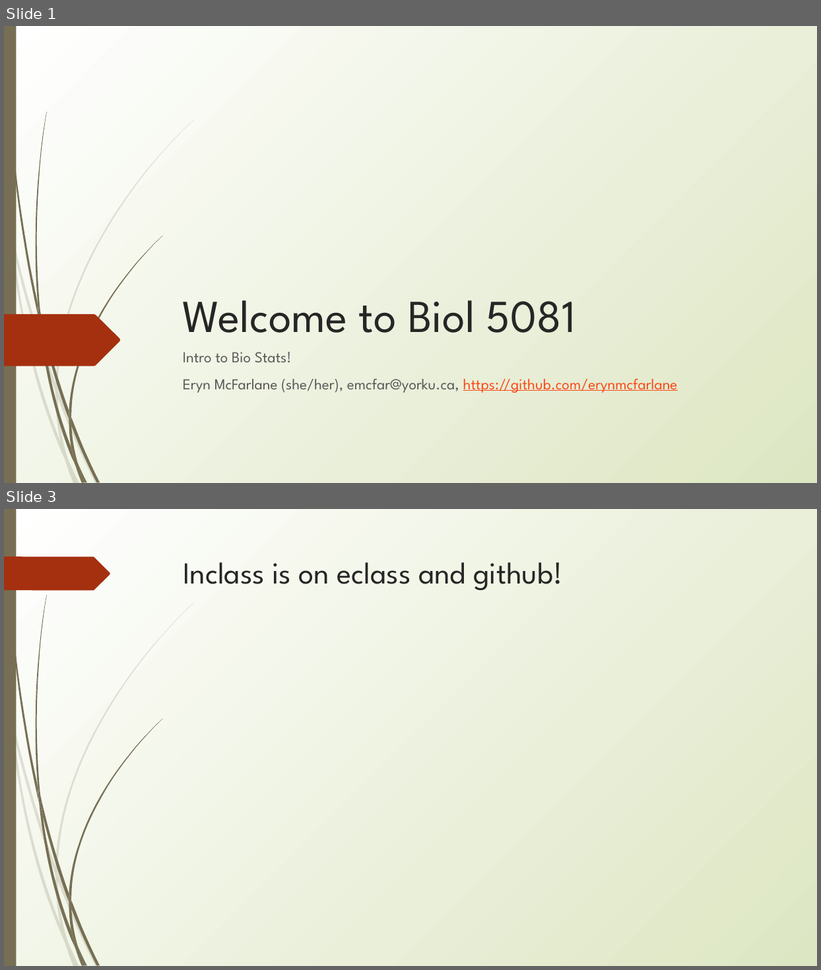
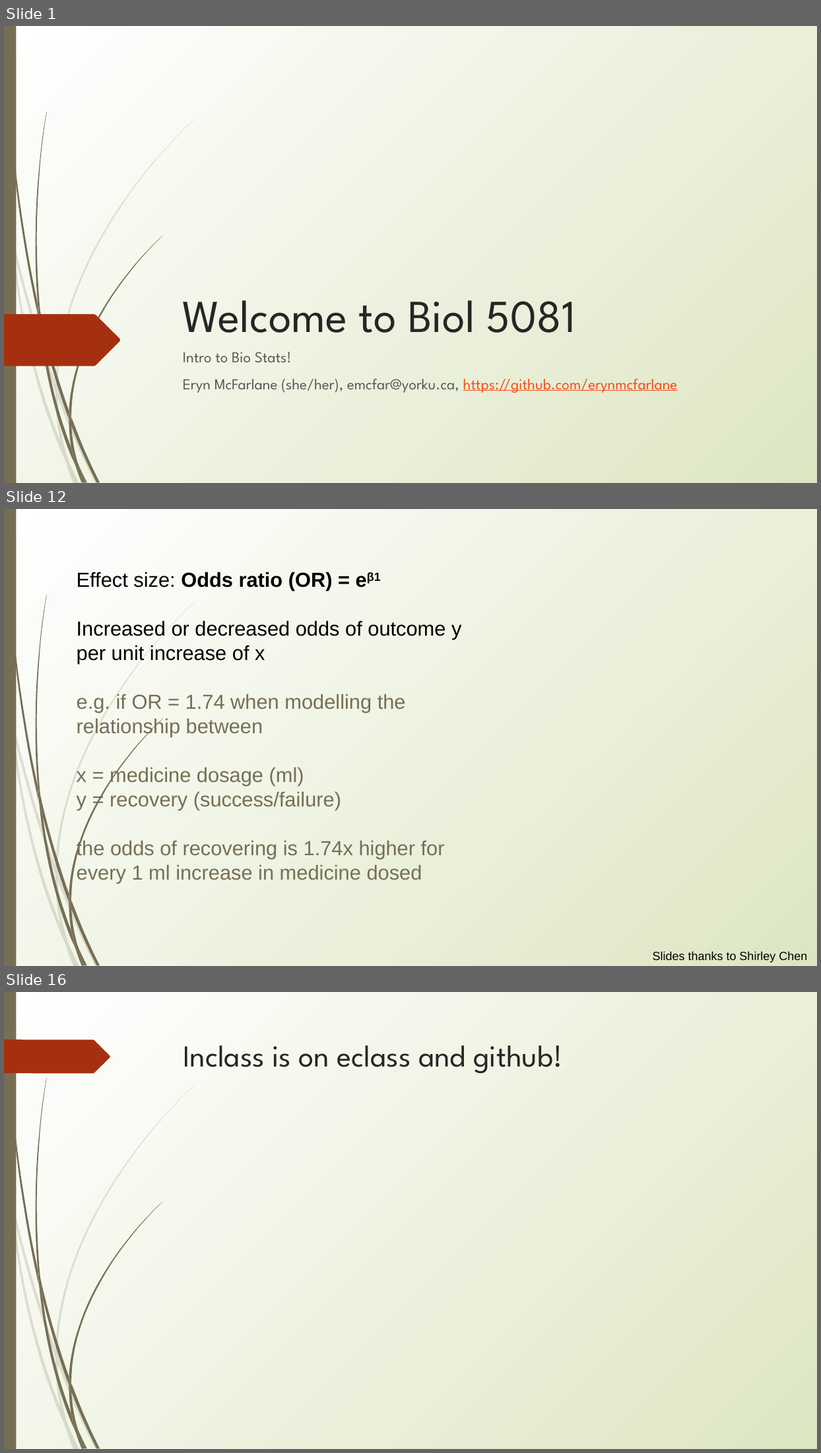
Before and after one commit to erynmcfarlane/GraduateStatsClass, a slide deck: Lecture5.pptx. Shown one above the other, each under a label of ours: slides 1 and 3 before the commit, slides 1, 12 and 16 after it; the slides between them are not shown. The pictures are 821x970 and 821x1453 pixels, drawn with LibreOffice and Linux fonts; fonts in the diff are those of the drawing. Boxes give left, top, right and bottom in pixels: in the first picture for what was removed or moved away, otherwise in the second. Text is boxed around its words. In the diff, an @@ line names an element or a change of style, - is before the commit and + after.

```diff
--- a/Lecture5.pptx
+++ b/Lecture5.pptx
@@ slide 12 added at [4,509,817,966], background gradient #FFFFFF to #DDE6C3; not listed: 23 template elements that a slide beside it also shows @@
@@ text added at [77,572,461,883], 24 pt, text #766F54 @@
+Effect size: Odds ratio (OR) = eβ1
+Increased or decreased odds of outcome y per unit increase of x
+e.g. if OR = 1.74 when modelling the relationship between
+x = medicine dosage (ml)
+y = recovery (success/failure)
+the odds of recovering is 1.74x higher for every 1 ml increase in medicine dosed
@@ text added at [653,952,807,963], 14 pt, text #000000 @@
+Slides thanks to Shirley Chen
@@ what was slide 3 is now slide 16 @@
```
Also in this commit, not shown: 1 slide changed, 19 other slides added.
